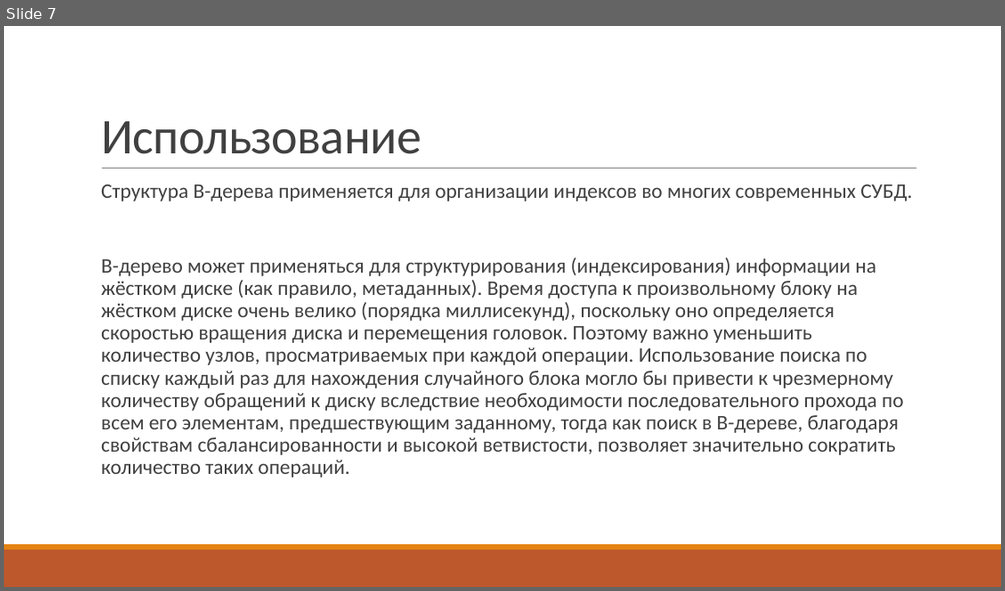
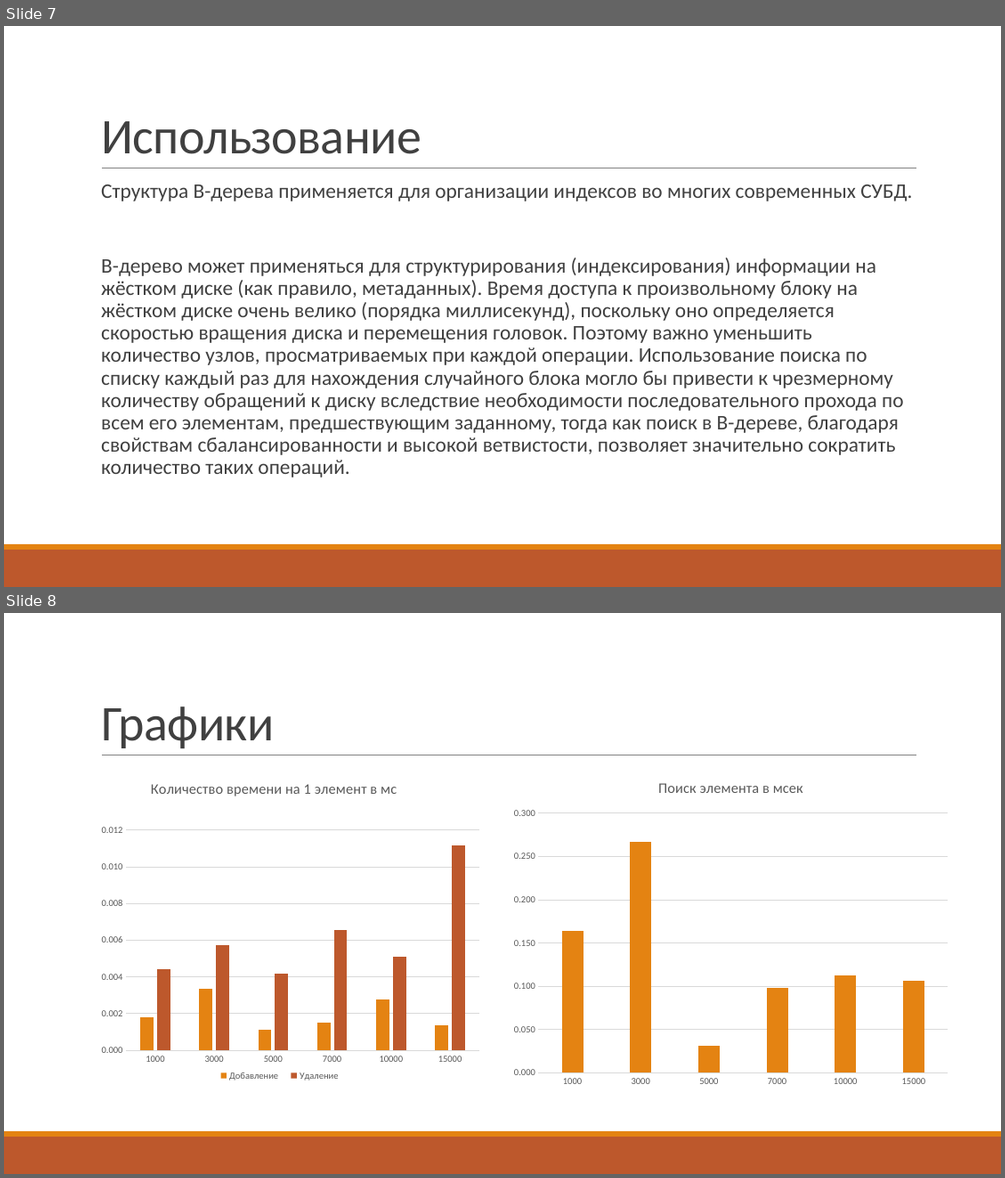
Before and after one commit to Destered/AISD, a slide deck: Idea/AISD_BTree/B-Tree.pptm. Shown one above the other, each under a label of ours: slide 7 before the commit, slides 7 and 8 after it. The pictures are 1005x591 and 1005x1178 pixels, drawn with LibreOffice and Linux fonts; fonts in the diff are those of the drawing. Boxes give left, top, right and bottom in pixels: in the first picture for what was removed or moved away, otherwise in the second. Text is boxed around its words. In the diff, an @@ line names an element or a change of style, - is before the commit and + after.

Commit message:
PR_FIX

```diff
--- a/Idea/AISD_BTree/B-Tree.pptm
+++ b/Idea/AISD_BTree/B-Tree.pptm
@@ slide 8 added at box(4, 613, 1001, 1174), background #181B28; not listed: 3 template elements that a slide beside it also shows @@
@@ title added at box(101, 706, 274, 748), 48 pt, text #404040 @@
+Графики
@@ column chart added at box(94, 764, 488, 1093) @@
+title "Количество времени на 1 элемент в мс  "
+categories: 1000, 3000, 5000, 7000, 10000, 15000
+Добавление: 0.0018, 0.0034, 0.0011, 0.0015, 0.0028, 0.0014
+Удаление: 0.0044, 0.0057, 0.0042, 0.0066, 0.0051, 0.0111
@@ column chart added at box(505, 764, 956, 1093) @@
+title "Поиск элемента в мсек "
+categories: 1000, 3000, 5000, 7000, 10000, 15000
+Series 1: 0.164, 0.267, 0.031, 0.098, 0.113, 0.106
```
